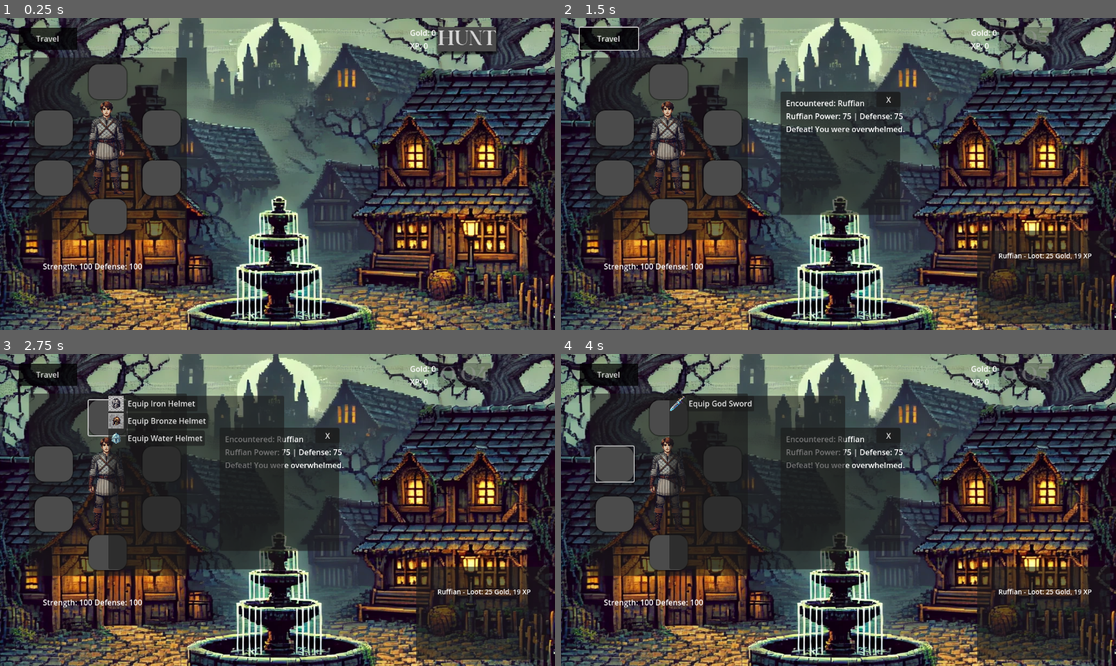
Above: before the commit, frames 1-4 (two rows, left to right).
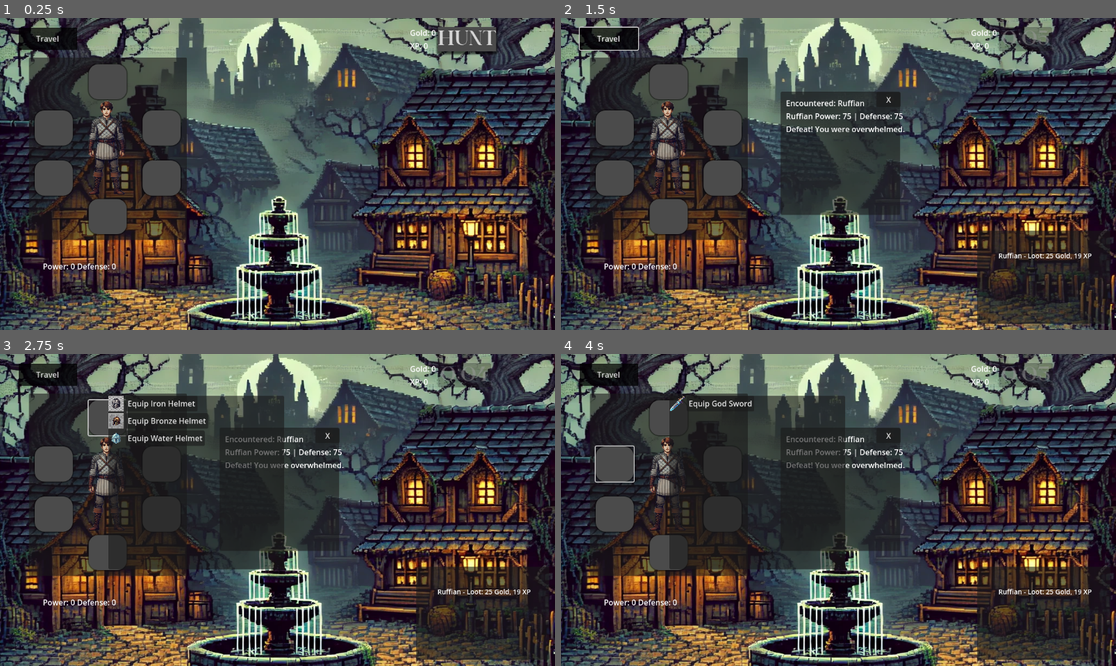
Above: after the commit, the same moments.

Repository: yoshg/GraveBound
Game: Godot game, scene res://Main_menu.tscn
Same seed, same stepped clock (60 frames per second), same inputs: the game is played once before the commit and once after it.
Inputs (mouse positions are in pixels of both pictures, inside the frame that each line leads up to):
- Up to frame 1 (0.25 s): no input
- Up to frame 2 (1.5 s): click "Travel" at 0.5 s; click "Hunt" at 1.25 s
- Up to frame 3 (2.75 s): click (105, 416) at 2 s
- Up to frame 4 (4 s): click (721, 463) at 2.75 s; click (616, 463) at 3.5 s

The runs differ from the first frame. In frame 1, 0.2% of the frame differs, in the area x 7-26%, y 78-82%; in frame 2, 0.2%; in frame 3, 0.2%; in frame 4, 0.2%.

Commit message:
Add files via upload

Diff:
--- a/AvatarMenu.gd
+++ b/AvatarMenu.gd
@@ -64,21 +64,16 @@
 
 
 func _update_avatar_stats():
-	# Debugging: Check GameManager's equipped items
-	print_debug("Current Equipped Items:", GameManager.equipped_items)
+	# ✅ Get new combat values
+	var attack_power = int(GameManager.calculate_base_attack())  # Ensure integer
+	var flat_defense = int(GameManager.calculate_total_flat_defense())  # Ensure integer
 
-	# Update numerical stats
-	defense_label.text = "Defense: " + str(GameManager.player_defense)
-	strength_label.text = "Strength: " + str(GameManager.player_strength)
+	# ✅ Update labels with new stats
+	defense_label.text = "Defense: " + str(flat_defense)
+	strength_label.text = "Power: " + str(attack_power)
 
-	# Update the UI for equipped items
-	for slot in ["helmet", "breastplate", "gloves", "greaves", "shoes", "weapon"]:
-		var button = get_node(slot.capitalize() + "Button")
-		if GameManager.equipped_items.has(slot) and GameManager.equipped_items[slot] != null:
-			var item = GameManager.equipped_items[slot]
-			button.icon = load(item["icon_path"])
-		else:
-			button.icon = null
+	# ✅ Debugging: Ensure values are correctly fetched
+	print_debug("Updated Avatar Stats - Attack Power:", attack_power, "Flat Defense:", flat_defense)
 
 func _update_comparison(text):
 	comparison_label.text = text
--- a/game_manager.gd
+++ b/game_manager.gd
@@ -307,6 +307,32 @@
 	else:
 		print("Invalid location:", new_location)
 
+func calculate_base_attack() -> float:
+	# Get the equipped weapon
+	var weapon = equipped_items.get("weapon", null)
+
+	if weapon == null:
+		print_debug("No weapon equipped! Returning 0 attack.")
+		return 0  # No weapon equipped
+
+	# ✅ Collect attack values
+	var attack_values = []
+	for attack_type in weapon.attack.keys():
+		attack_values.append(weapon.attack[attack_type])
+
+	# ✅ Calculate average
+	if attack_values.size() == 0:
+		print_debug("Weapon has no valid attack types! Returning 0 attack.")
+		return 0
+
+	var avg_attack = float(attack_values.reduce(func(a, b): return a + b, 0)) / attack_values.size()
+
+	# ✅ Debugging logs
+	print_debug("Base Attack Power (Average):", avg_attack)
+
+	return avg_attack
+
+
 func calculate_effective_attack() -> float:
 	# Get the equipped weapon from equipped_items dictionary
 	var weapon = equipped_items.get("weapon", null)
@@ -380,3 +406,17 @@
 	print_debug("Final Enemy Power:", enemy_power)
 
 	return max(0, enemy_power)
+
+func calculate_total_flat_defense() -> int:
+	var total_flat_defense = 0
+
+	# ✅ Loop through equipped armor and sum flat defense
+	for slot in ["helmet", "breastplate", "gloves", "greaves", "shoes"]:
+		var item = equipped_items.get(slot, null)
+		if item and item.has("stats") and item["stats"].has("flat_defense"):
+			total_flat_defense += item["stats"]["flat_defense"]
+
+	# ✅ Debugging: Ensure correct calculations
+	print_debug("Total Flat Defense:", total_flat_defense)
+
+	return total_flat_defense
